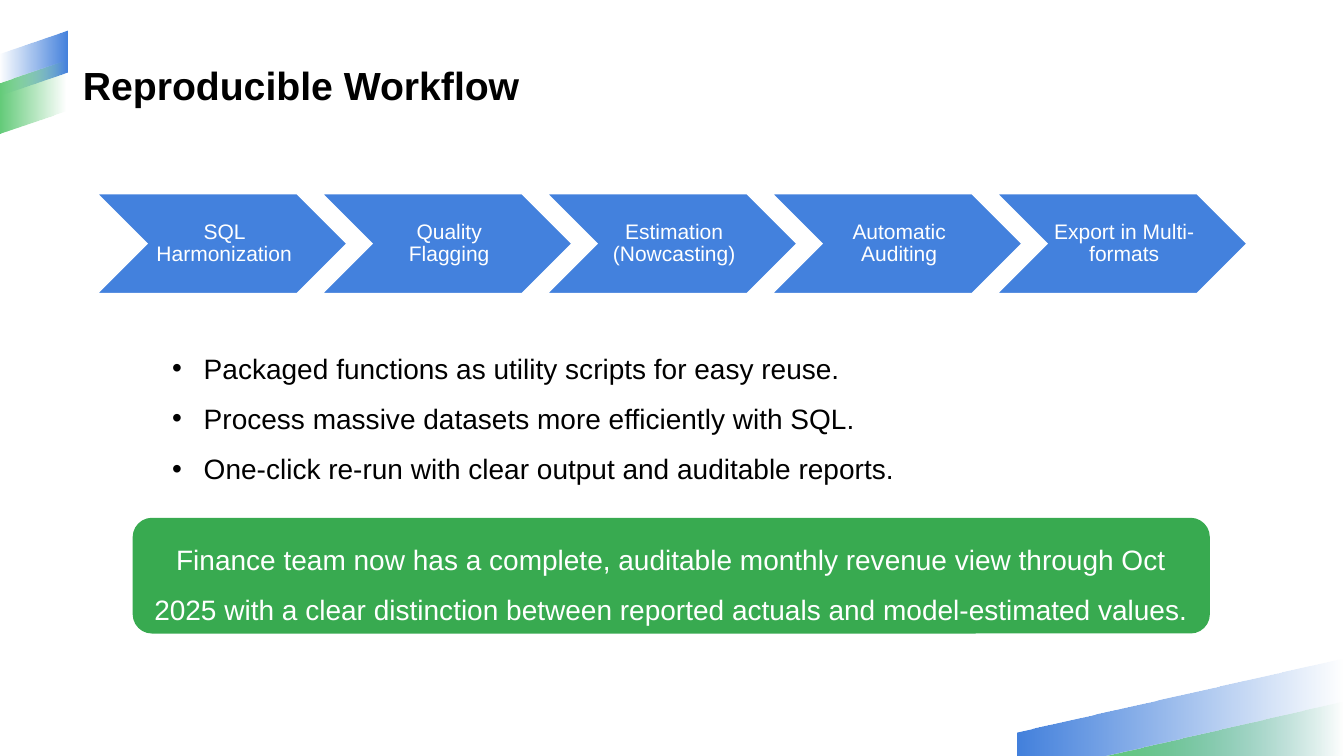
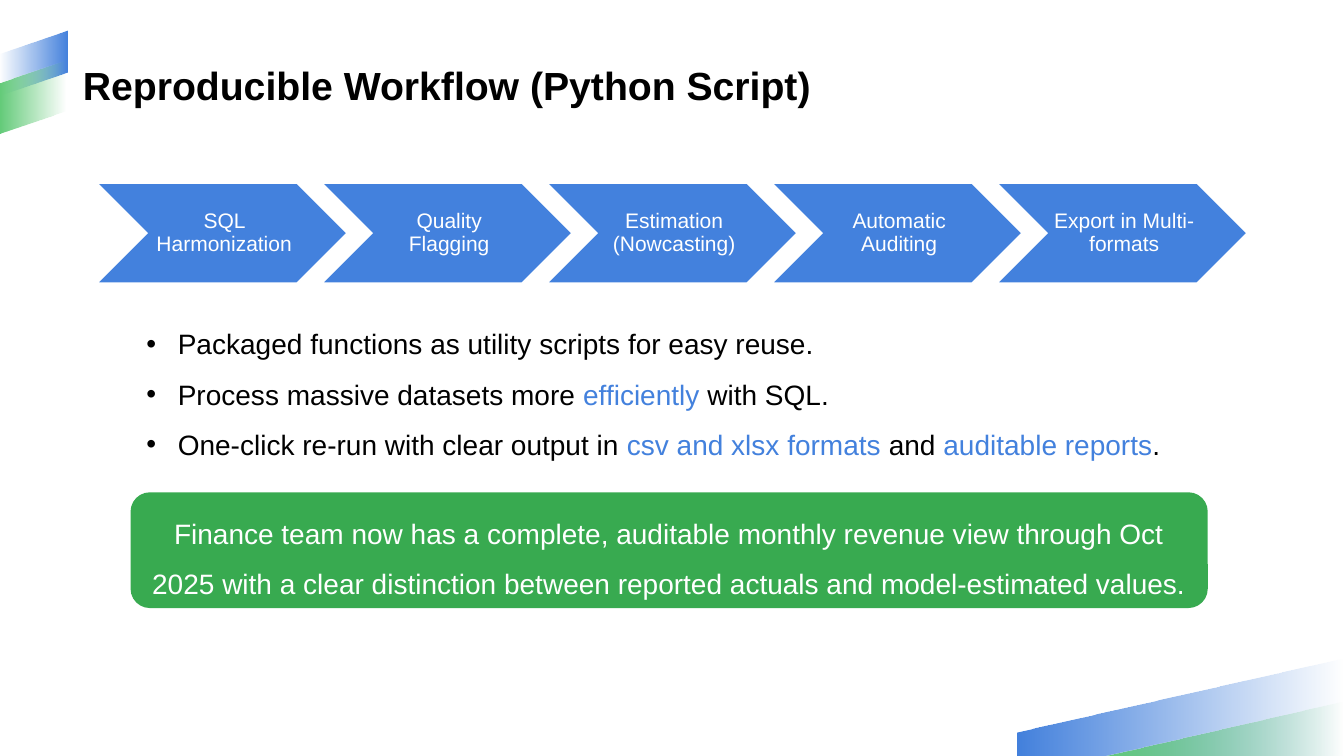
Before and after one commit to NathanPalaiologos/CMG-case-study, a slide deck: slide 9 of CMG Case Study Slide.pptx. Drawn at 1344x756 pixels with LibreOffice and Linux fonts; fonts in the diff are those of the drawing; background and template pictures are left out. Boxes give left, top, right and bottom in pixels: in the first picture for what was removed or moved away, otherwise in the second. Text is boxed around its words. In the diff, an @@ line names an element or a change of style, - is before the commit and + after.

```diff
--- a/CMG Case Study Slide.pptx
+++ b/CMG Case Study Slide.pptx
@@ title at [83,71,811,108]: text changed @@
-Reproducible Workflow
+Reproducible Workflow (Python Script)
@@ 5 texts, 5 chevrons: place and size @@
-5 texts, 5 chevrons at [97,194,1247,293]
+5 texts, 5 chevrons at [97,184,1247,283]
@@ text "Packaged functions as utility scripts ...": place and size @@
-text "Packaged functions as utility scripts ..." at [204,358,894,485]
+text "Packaged functions as utility scripts ..." at [178,333,1160,460]
@@ text at [178,384,829,410]: text colour #000000 to #4381DD in "efficiently" @@
@@ text at [178,434,1160,460]: text changed @@
-• One-click re-run with clear output and auditable reports.
+• One-click re-run with clear output in csv and xlsx formats and auditable reports.
@@ rounded rectangle "Finance team now has a ...": place and size @@
-rounded rectangle "Finance team now has a ..." at [133,518,1211,634]
+rounded rectangle "Finance team now has a ..." at [131,492,1209,608]
```
Also in this commit, not shown: 9 other slides changed, 10 other files.
